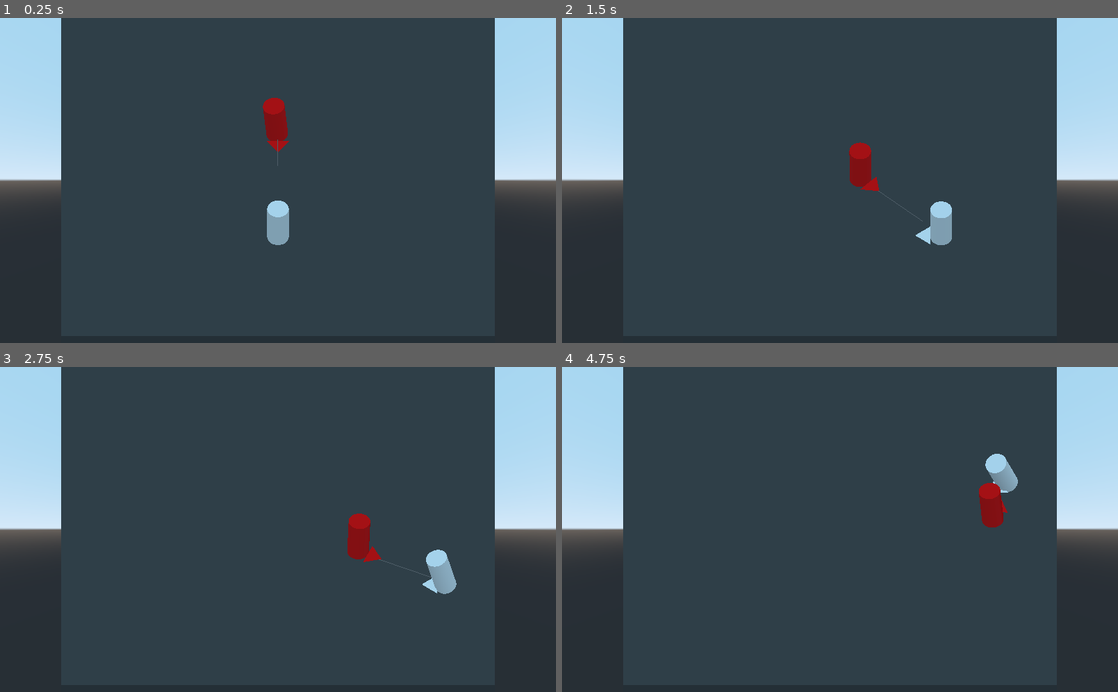
Above: before the commit, frames 1-4 (two rows, left to right).
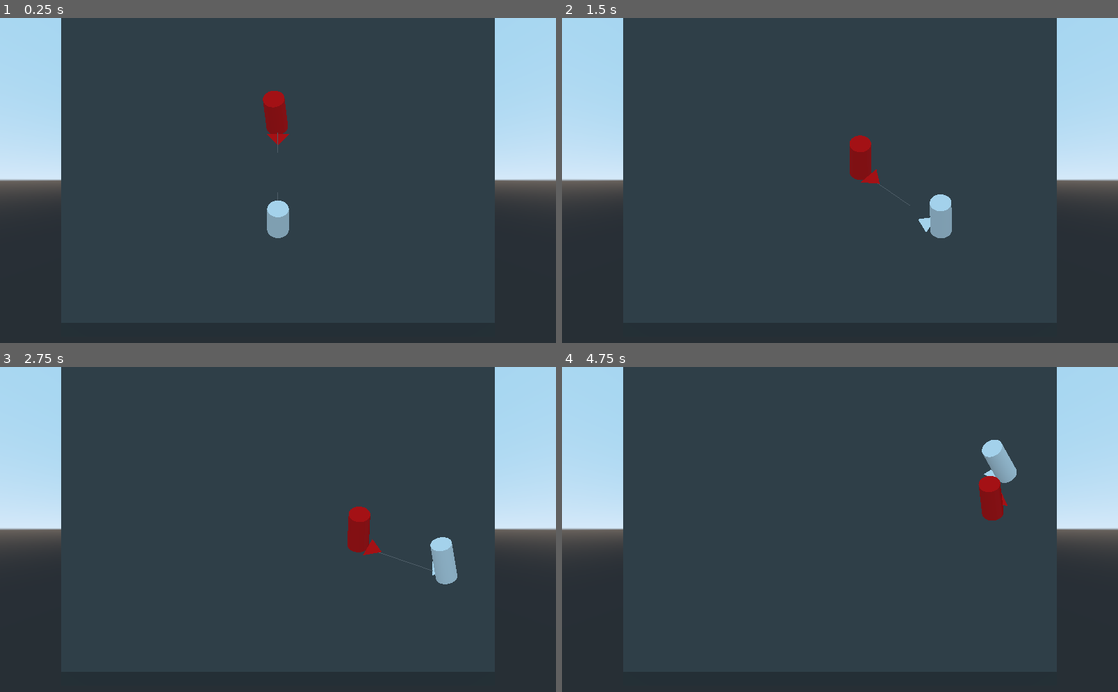
Above: after the commit, the same moments.

Repository: ciromdrs/BaseShooter
Game: Godot game, scene res://tests/Test0.tscn
Two runs of this game, one before a commit and one after it. Both use one fixed random seed, a clock stepped at 60 frames per second and the inputs below.
Inputs (mouse positions are in pixels of both pictures, inside the frame that each line leads up to):
- Up to frame 1 (0.25 s): no input
- Up to frame 2 (1.5 s): tap Enter (reset) at 0.5 s; move the mouse to (962, 164) at 0.52 s; hold D (move_right) 0.53-1.28 s; hold Mouse wheel up (cam_zoom_in) 0.53-1.28 s; move the mouse to (728, 196) at 1.27 s; hold Down (move_down) from 1.28 s (still down); tap Mouse wheel down (cam_zoom_out) at 1.35 s
- Up to frame 3 (2.75 s): move the mouse to (333, 458) at 2.02 s; release Down (move_down) at 2.03 s; hold D (move_right) from 2.03 s (still down); click (333, 458) at 2.1 s
- Up to frame 4 (4.75 s): move the mouse to (812, 594) at 2.77 s; release D (move_right) at 2.78 s; hold W (move_up) 2.78-3.53 s; tap Mouse wheel up (cam_zoom_in) at 2.85 s; move the mouse to (1006, 578) at 3.52 s; hold Mouse wheel down (cam_zoom_out) 3.53-4.28 s; hold A (move_left) from 3.53 s (still down); move the mouse to (673, 480) at 4.27 s; click (673, 480) at 4.35 s

The runs differ from the first frame. In frame 1, 0.4% of the frame differs, in the area x 47-52%, y 22-70%; in frame 2, 0.7%; in frame 3, 1.0%, in the area x 62-83%, y 42-70%; in frame 4, 0.8%.

Commit message:
Make Player aim at the scenario again
Using a collision shape in an "aimable" layer is not ok for multiple
players or characters in general that can aim.

Diff:
--- a/controllers/KeyboardController.gd
+++ b/controllers/KeyboardController.gd
@@ -17,7 +17,7 @@
 var move_actions = ["move_up", "move_down", "move_left", "move_right"]
 export var custom_mouse_image: Texture
 onready var target := $Target
-var _mouse_raycast_mask := util.collision_mask(["aimable"])
+var _mouse_raycast_mask := util.collision_mask(["scenario"])
 
 
 func _ready():
--- a/tests/Test0.tscn
+++ b/tests/Test0.tscn
@@ -5,10 +5,8 @@
 [ext_resource path="res://controllers/KeyboardController.tscn" type="PackedScene" id=3]
 [ext_resource path="res://controllers/AIController.tscn" type="PackedScene" id=4]
 
-[sub_resource type="BoxShape" id=4]
-
 [sub_resource type="NavigationMesh" id=5]
-vertices = PoolVector3Array( -9.8, 0.4, -27.4, -19.4, 0.4, -27.4, -19.4, 0.4, -17.8, -19.4, 0.4, 1.4, -19.4, 0.4, 11.3, -9.8, 0.4, 11.3, 19.3, 0.4, -17.8, 19.3, 0.4, -27.4, 9.4, 0.4, -27.4, 9.4, 0.4, 11.3, 19.3, 0.4, 11.3, 19.3, 0.4, 1.4, -0.199997, 0.4, -27.4, -9.8, 0.4, -27.4, -19.4, 0.4, -17.8, -19.4, 0.4, -8.2, -19.4, 0.4, 1.4, -9.8, 0.4, 11.3, -0.199997, 0.4, 11.3, 19.3, 0.4, -8.2, 19.3, 0.4, -17.8, 9.4, 0.4, -27.4, -0.199997, 0.4, -27.4, -0.199997, 0.4, 11.3, 9.4, 0.4, 11.3, 19.3, 0.4, 1.4, -19.4, 0.4, -8.2, -19.4, 0.4, 1.4, -0.199997, 0.4, 11.3, 19.3, 0.4, 1.4, 19.3, 0.4, -8.2, -0.199997, 0.4, -27.4 )
+vertices = PoolVector3Array( -9.8, 1.4, -28.167, -19.4, 1.4, -28.167, -19.4, 1.4, -18.567, -19.4, 1.4, 0.632996, -19.4, 1.4, 10.533, -9.8, 1.4, 10.533, 19.3, 1.4, -18.567, 19.3, 1.4, -28.167, 9.4, 1.4, -28.167, 9.4, 1.4, 10.533, 19.3, 1.4, 10.533, 19.3, 1.4, 0.632996, -0.199999, 1.4, -28.167, -9.8, 1.4, -28.167, -19.4, 1.4, -18.567, -19.4, 1.4, -8.967, -19.4, 1.4, 0.632996, -9.8, 1.4, 10.533, -0.199999, 1.4, 10.533, 19.3, 1.4, -8.967, 19.3, 1.4, -18.567, 9.4, 1.4, -28.167, -0.199999, 1.4, -28.167, -0.199999, 1.4, 10.533, 9.4, 1.4, 10.533, 19.3, 1.4, 0.632996, -19.4, 1.4, -8.967, -19.4, 1.4, 0.632996, -0.199999, 1.4, 10.533, 19.3, 1.4, 0.632996, 19.3, 1.4, -8.967, -0.199999, 1.4, -28.167 )
 polygons = [ PoolIntArray( 2, 1, 0 ), PoolIntArray( 3, 5, 4 ), PoolIntArray( 8, 7, 6 ), PoolIntArray( 11, 10, 9 ), Pool …(276 unchanged characters)…
 
 [sub_resource type="CubeMesh" id=1]
@@ -16,20 +14,14 @@
 [sub_resource type="SpatialMaterial" id=2]
 albedo_color = Color( 0.294118, 0.294118, 0.294118, 1 )
 
+[sub_resource type="BoxShape" id=6]
+
 [node name="Spatial" type="Spatial"]
 
 [node name="Player" parent="." instance=ExtResource( 2 )]
 
 [node name="KeyboardController" parent="Player" instance=ExtResource( 3 )]
 camera_node = NodePath("../../Camera")
-
-[node name="AimFloor" type="StaticBody" parent="Player"]
-transform = Transform( 50, 0, 0, 0, 1, 0, 0, 0, 50, 0, 0, 0 )
-collision_layer = 4
-collision_mask = 0
-
-[node name="CollisionShape" type="CollisionShape" parent="Player/AimFloor"]
-shape = SubResource( 4 )
 
 [node name="Camera" type="Camera" parent="."]
 transform = Transform( 1, 0, 0, 0, 0.642788, 0.766044, 0, -0.766044, 0.642788, 0, 20, 10 )
@@ -49,8 +41,13 @@
 [node name="NavigationMeshInstance" type="NavigationMeshInstance" parent="Navigation"]
 navmesh = SubResource( 5 )
 
-[node name="MeshInstance" type="MeshInstance" parent="Navigation/NavigationMeshInstance"]
-transform = Transform( 20, 0, 0, 0, 1, 0, 0, 0, 20, 0, -1, -8 )
+[node name="StaticBody" type="StaticBody" parent="Navigation/NavigationMeshInstance"]
+transform = Transform( 20, 0, 0, 0, 1, 0, 0, 0, 20, 0, 0, -8.76701 )
+
+[node name="MeshInstance" type="MeshInstance" parent="Navigation/NavigationMeshInstance/StaticBody"]
 mesh = SubResource( 1 )
-skeleton = NodePath("../../..")
+skeleton = NodePath("../../../..")
 material/0 = SubResource( 2 )
+
+[node name="CollisionShape" type="CollisionShape" parent="Navigation/NavigationMeshInstance/StaticBody"]
+shape = SubResource( 6 )
